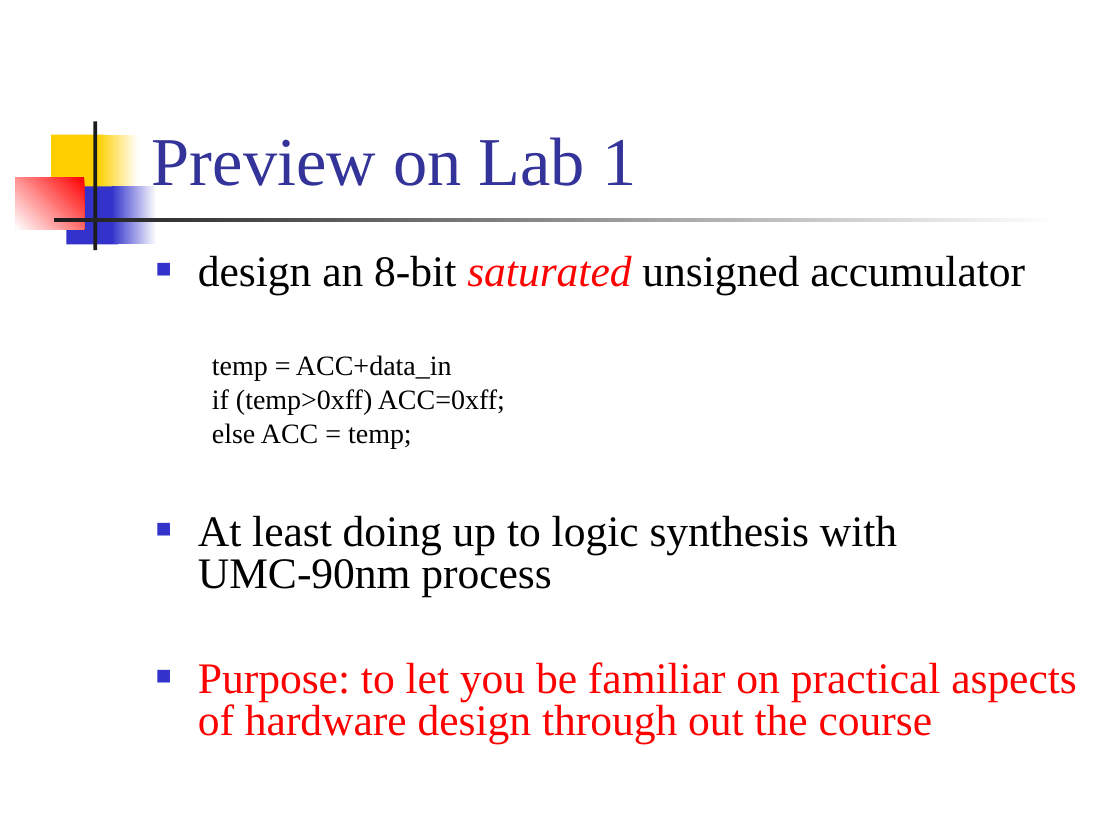
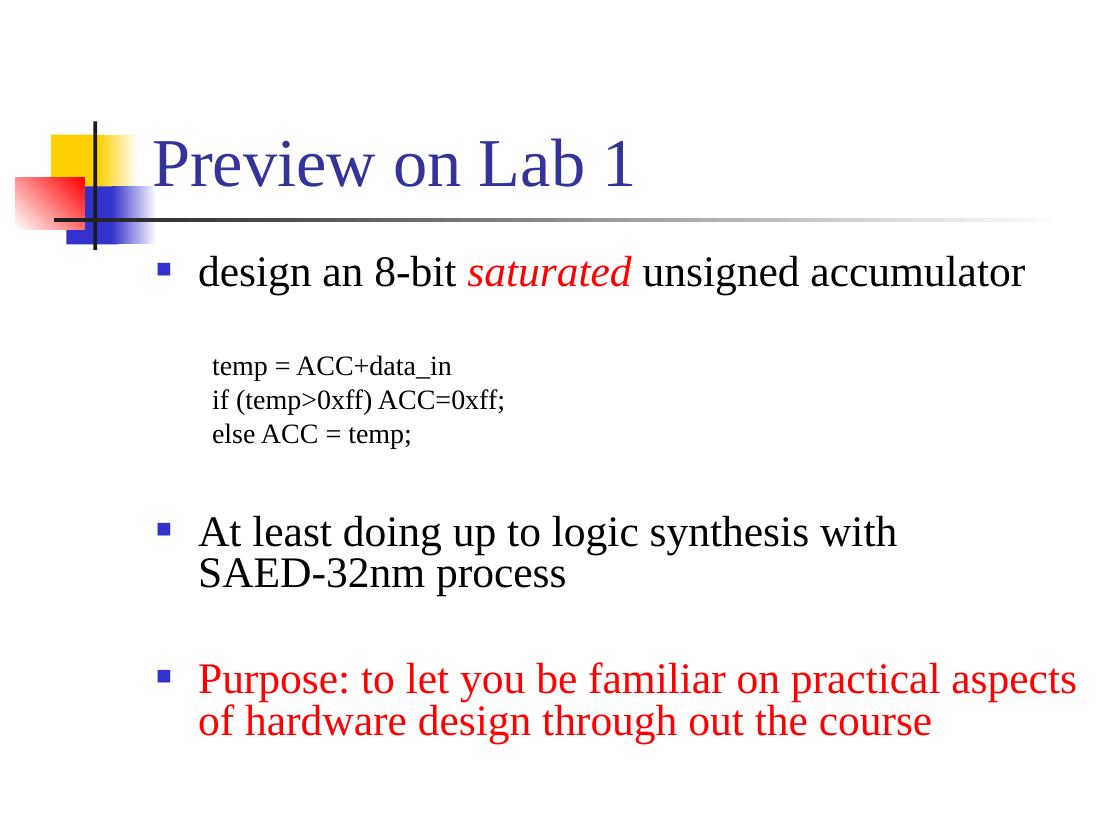
Before and after one commit to CGUSystemCourses/CompArith-2016, a slide deck: slide 30 of Lectures/lec02-RTL_design/lec02a-digital_syst_RTL.ppt. Drawn at 1120x840 pixels with LibreOffice and Linux fonts; fonts in the diff are those of the drawing. Boxes give left, top, right and bottom in pixels: in the first picture for what was removed or moved away, otherwise in the second. Text is boxed around its words. In the diff, an @@ line names an element or a change of style, - is before the commit and + after.

```diff
--- a/Lectures/lec02-RTL_design/lec02a-digital_syst_RTL.ppt
+++ b/Lectures/lec02-RTL_design/lec02a-digital_syst_RTL.ppt
@@ text at <box>198,515,897,596</box>: text changed @@
-■ At least doing up to logic synthesis with UMC-90nm process
+■ At least doing up to logic synthesis with SAED-32nm process
```
Also in this commit, not shown: 29 other slides changed, 1 slide removed, 4 other files.
